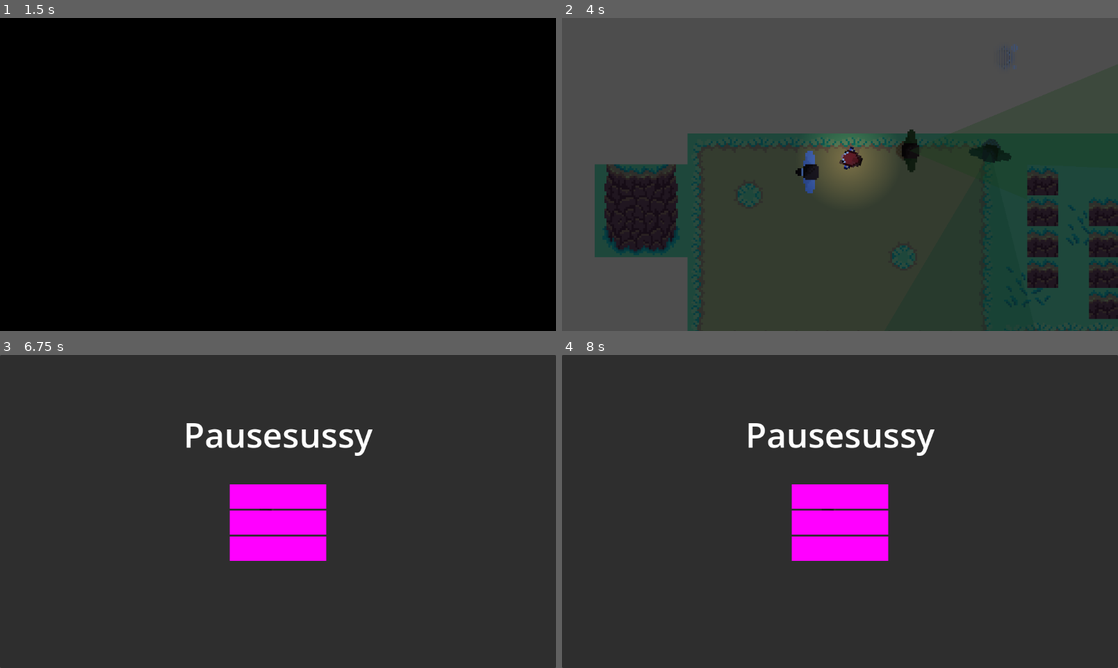
Above: before the commit, frames 1-4 (two rows, left to right).
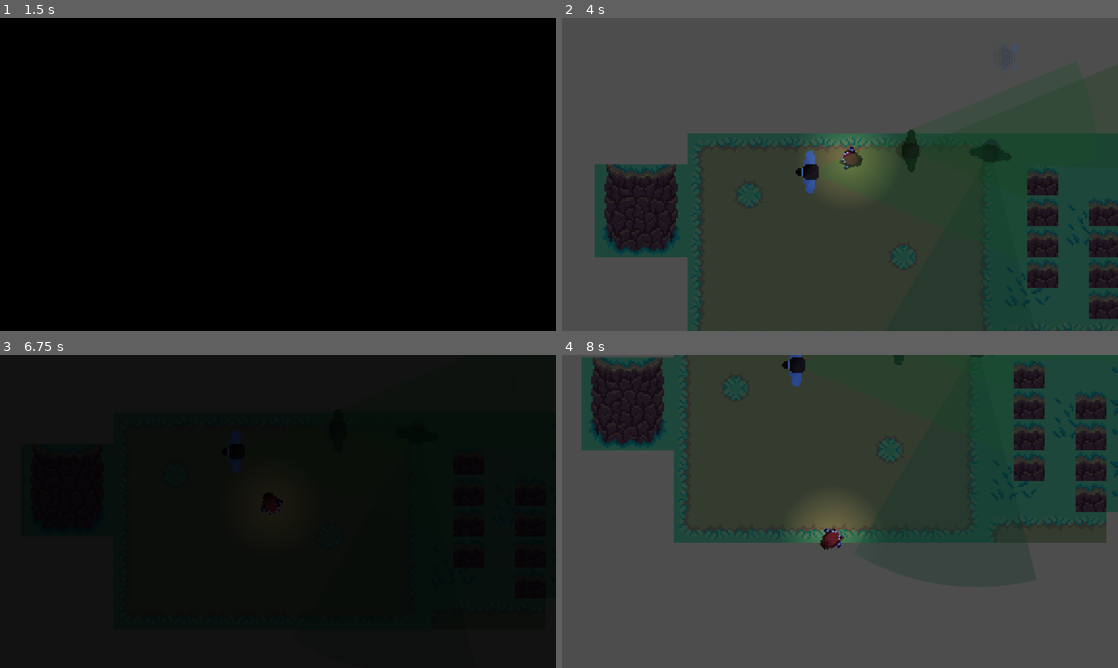
Above: after the commit, the same moments.

Repository: X-ppresso/Untitled-Gnome-Game
Game: Godot game, scene res://Scenes/Menu.tscn
Same seed, same stepped clock (60 frames per second), same inputs: the game is played once before the commit and once after it. The engine's default icon, where the game draws it, is replaced by a stand-in: a white triangle on a blue panel in a dark square.
Inputs (mouse positions are in pixels of both pictures, inside the frame that each line leads up to):
- Up to frame 1 (1.5 s): click (428, 212) at 0.5 s; click (428, 212) at 1.25 s
- Up to frame 2 (4 s): move the mouse to (962, 158) at 2.02 s; hold D (right) 2.03-2.78 s; hold 1 (Ability_1) 2.03-2.78 s; move the mouse to (812, 174) at 2.77 s; hold W (up) from 2.78 s (still down); tap 2 (Ability_2) at 2.85 s; move the mouse to (851, 168) at 3.52 s; press the mouse at (851, 168) at 3.53 s
- Up to frame 3 (6.75 s): move the mouse to (250, 574) at 4.27 s; release the mouse at (250, 574) at 4.28 s; tap Shift (run) at 4.35 s; move the mouse to (444, 558) at 5.02 s; release W (up) at 5.03 s; hold 1 (Ability_1) 5.03-5.78 s; hold A (left) 5.03-6.5 s; right-click (444, 558) at 5.65 s; move the mouse to (111, 464) at 5.77 s; tap 2 (Ability_2) at 5.85 s; tap Escape (Pause) at 6.4 s; click (278, 524) at 6.52 s
- Up to frame 4 (8 s): move the mouse to (867, 511) at 7.27 s; press the mouse at (867, 511) at 7.28 s; hold S (down) from 7.28 s (still down)

Frame 1 is identical in both runs. In frame 2, 0.1% of the frame differs, in the area x 50-55%, y 42-49%; in frame 3, 100%, in the area x 0-100%, y 0-100%; in frame 4, 63%.

Commit message:
pause got funky so I fixed it again

Diff:
--- a/Scenes/Dobby.tscn
+++ b/Scenes/Dobby.tscn
@@ -294,7 +294,7 @@
 
 [node name="Dobby" type="CharacterBody2D"]
 position = Vector2(2, 0)
-collision_mask = 3
+collision_mask = 11
 script = ExtResource("1_7y735")
 distraction_dummy_scene = ExtResource("2_1nwm4")
 placement_camera_scene = ExtResource("3_mn8jy")
--- a/Scenes/Game testing.tscn
+++ b/Scenes/Game testing.tscn
@@ -375,6 +375,7 @@
 visible = false
 
 [node name="Pause" parent="." instance=ExtResource("7_12u7d")]
+process_mode = 2
 visible = false
 
 [node name="Transition" type="AnimationPlayer" parent="."]
--- a/Scenes/NPC.tscn
+++ b/Scenes/NPC.tscn
@@ -93,6 +93,12 @@
 interact_name = "Steal"
 outline = SubResource("ShaderMaterial_1nn7e")
 
+[node name="VisionCone2D" parent="." instance=ExtResource("5_b7lxq")]
+rotation = -1.5708
+angle_deg = 45
+ray_count = 20
+max_distance = 125.0
+
 [node name="CollisionShape2D" type="CollisionShape2D" parent="."]
 position = Vector2(1, 0)
 shape = SubResource("CapsuleShape2D_ho544")
@@ -103,9 +109,3 @@
 sprite_frames = SubResource("SpriteFrames_ghoma")
 animation = &"idle"
 frame_progress = 0.243916
-
-[node name="VisionCone2D" parent="." instance=ExtResource("5_b7lxq")]
-rotation = -1.5708
-angle_deg = 45
-ray_count = 20
-max_distance = 125.0
--- a/Scenes/Pause.tscn
+++ b/Scenes/Pause.tscn
@@ -88,6 +88,7 @@
 }
 
 [node name="Pause" type="CanvasLayer"]
+process_mode = 2
 script = ExtResource("1_dj38r")
 
 [node name="Panel" type="Panel" parent="."]
@@ -142,6 +143,7 @@
 texture_normal = SubResource("PlaceholderTexture2D_r3cuy")
 
 [node name="Transition" type="AnimationPlayer" parent="."]
+process_mode = 2
 libraries = {
 "": SubResource("AnimationLibrary_rhbxn")
 }
--- a/Scenes/kei.tscn
+++ b/Scenes/kei.tscn
@@ -1,6 +1,7 @@
-[gd_scene load_steps=19 format=3 uid="uid://lqijwakbvmo5"]
+[gd_scene load_steps=20 format=3 uid="uid://lqijwakbvmo5"]
 
 [ext_resource type="Script" path="res://Scripts/kei.gd" id="1_nuh37"]
+[ext_resource type="PackedScene" path="res://Scenes/vision_cone_2d_template.tscn" id="2_83pxp"]
 [ext_resource type="Texture2D" uid="uid://0oneqrgbw6bi" path="res://Sprites/kei-idle-rev01t.png" id="2_vgrlk"]
 [ext_resource type="Texture2D" uid="uid://bicpvj440gsp1" path="res://Sprites/kei_looking left right.png" id="2_y2ky1"]
 [ext_resource type="Texture2D" uid="uid://drl1jbfh8452i" path="res://Sprites/kei-walk-rev01t.png" id="4_krtmk"]
@@ -116,6 +117,12 @@
 collision_mask = 9
 script = ExtResource("1_nuh37")
 
+[node name="VisionCone2D" parent="." instance=ExtResource("2_83pxp")]
+rotation = -1.5708
+angle_deg = 45
+ray_count = 20
+max_distance = 150.0
+
 [node name="AnimatedSprite2D" type="AnimatedSprite2D" parent="."]
 rotation = 1.5708
 sprite_frames = SubResource("SpriteFrames_irm2l")
